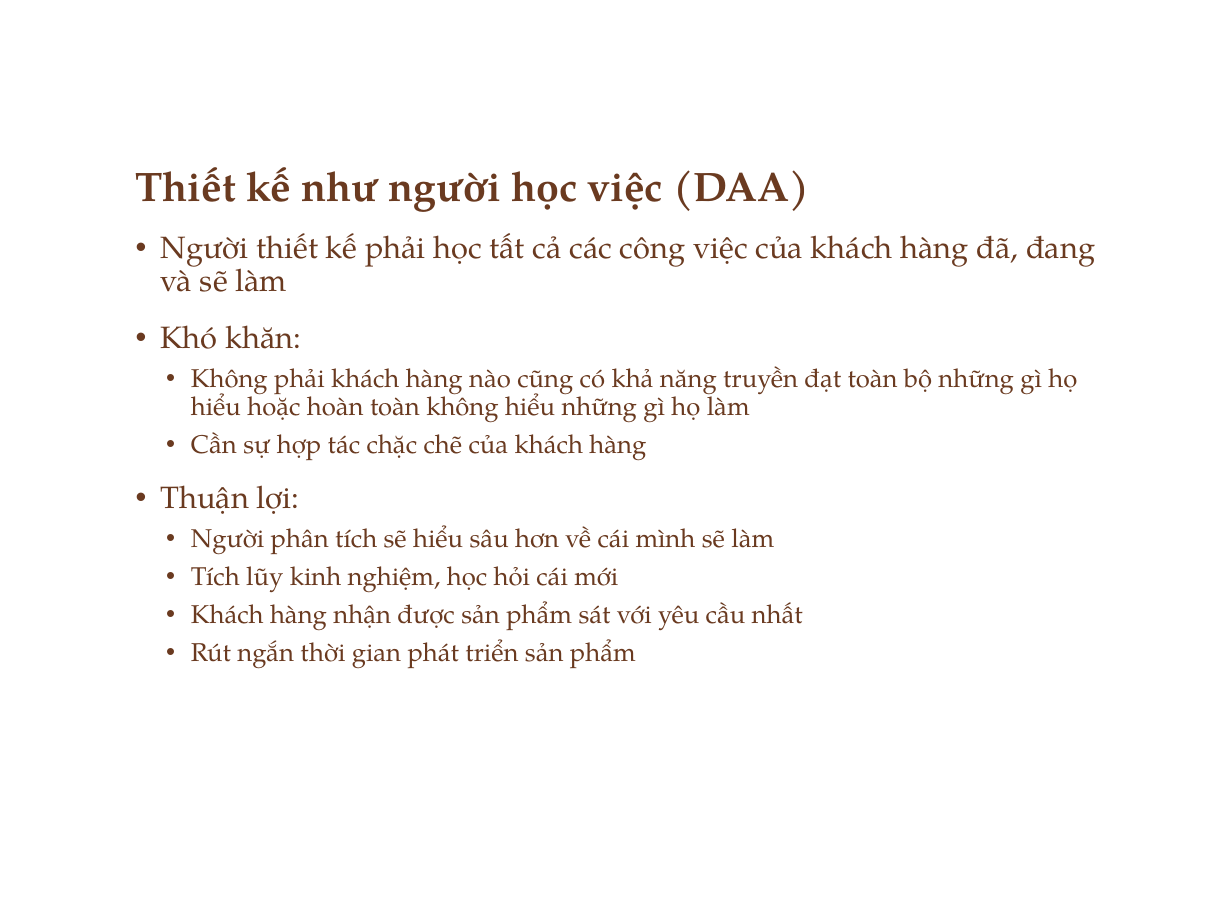
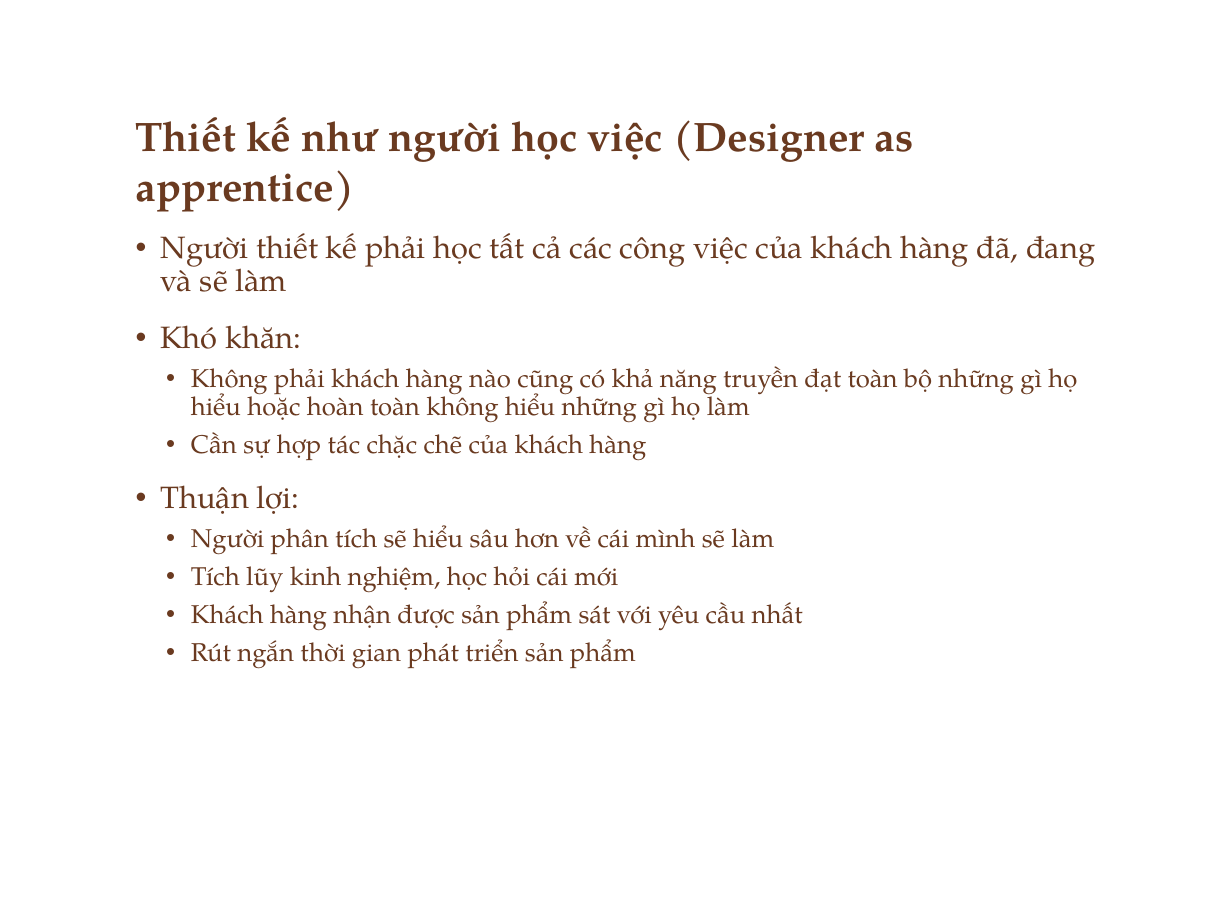
Before and after one commit to ChrisJamison/seminar_cnpm, a slide deck: slide 16 of Seminar/Software Requirement.pptx. Drawn at 1232x924 pixels with LibreOffice and Linux fonts; fonts in the diff are those of the drawing; background and template pictures are left out. Boxes give left, top, right and bottom in pixels: in the first picture for what was removed or moved away, otherwise in the second. Text is boxed around its words. In the diff, an @@ line names an element or a change of style, - is before the commit and + after.

```diff
--- a/Seminar/Software Requirement.pptx
+++ b/Seminar/Software Requirement.pptx
@@ title at (136,117,914,212): text changed @@
-Thiết kế như người học việc (DAA)
+Thiết kế như người học việc (Designer as apprentice)
```
Also in this commit, not shown: 4 other slides changed.
